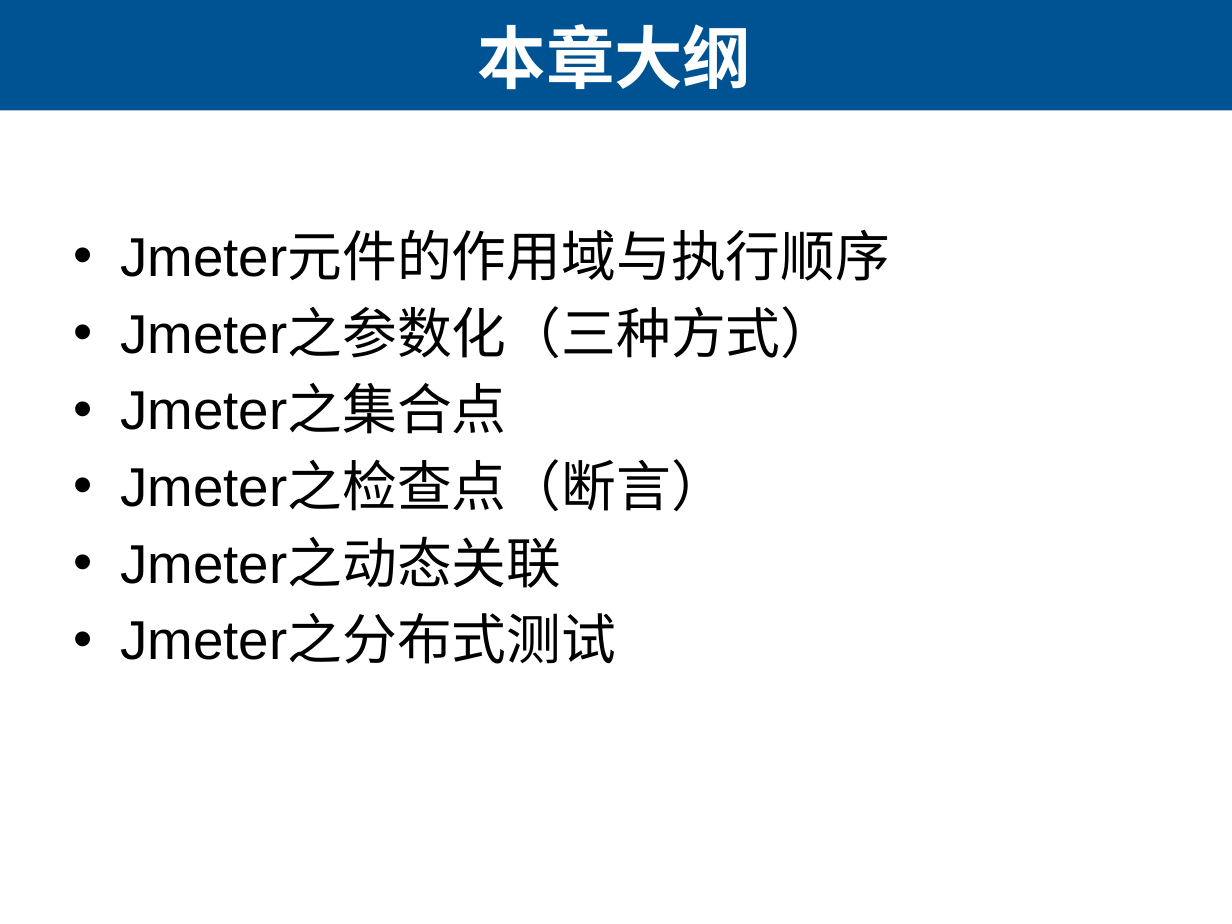
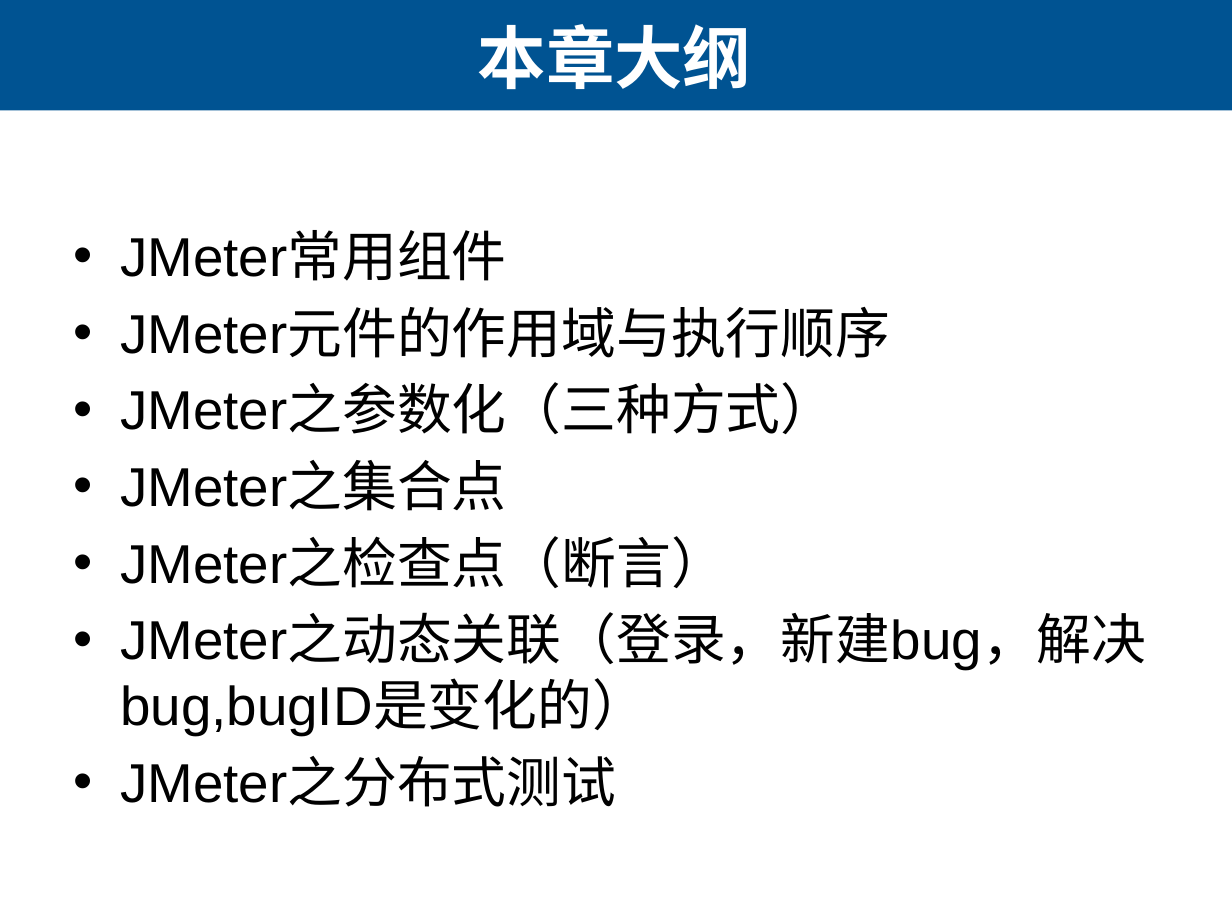
Before and after one commit to lihuanzhen/load-testing, a slide deck: slide 4 of 21 Jmeter的使用.pptx (slide 2 before the commit). Drawn at 1232x924 pixels with LibreOffice and Linux fonts; fonts in the diff are those of the drawing. Boxes give left, top, right and bottom in pixels: in the first picture for what was removed or moved away, otherwise in the second. Text is boxed around its words. In the diff, an @@ line names an element or a change of style, - is before the commit and + after.

```diff
--- a/21 Jmeter的使用.pptx
+++ b/21 Jmeter的使用.pptx
@@ text at [120,233,1146,807]: text changed @@
-• Jmeter元件的作用域与执行顺序
-• Jmeter之参数化（三种方式）
-• Jmeter之集合点
-• Jmeter之检查点（断言）
-• Jmeter之动态关联
-• Jmeter之分布式测试
+• JMeter常用组件
+• JMeter元件的作用域与执行顺序
+• JMeter之参数化（三种方式）
+• JMeter之集合点
+• JMeter之检查点（断言）
+• JMeter之动态关联（登录，新建bug，解决bug,bugID是变化的）
+• JMeter之分布式测试
```
Also in this commit, not shown: 12 other slides changed, 7 slides added, 1 other file.
